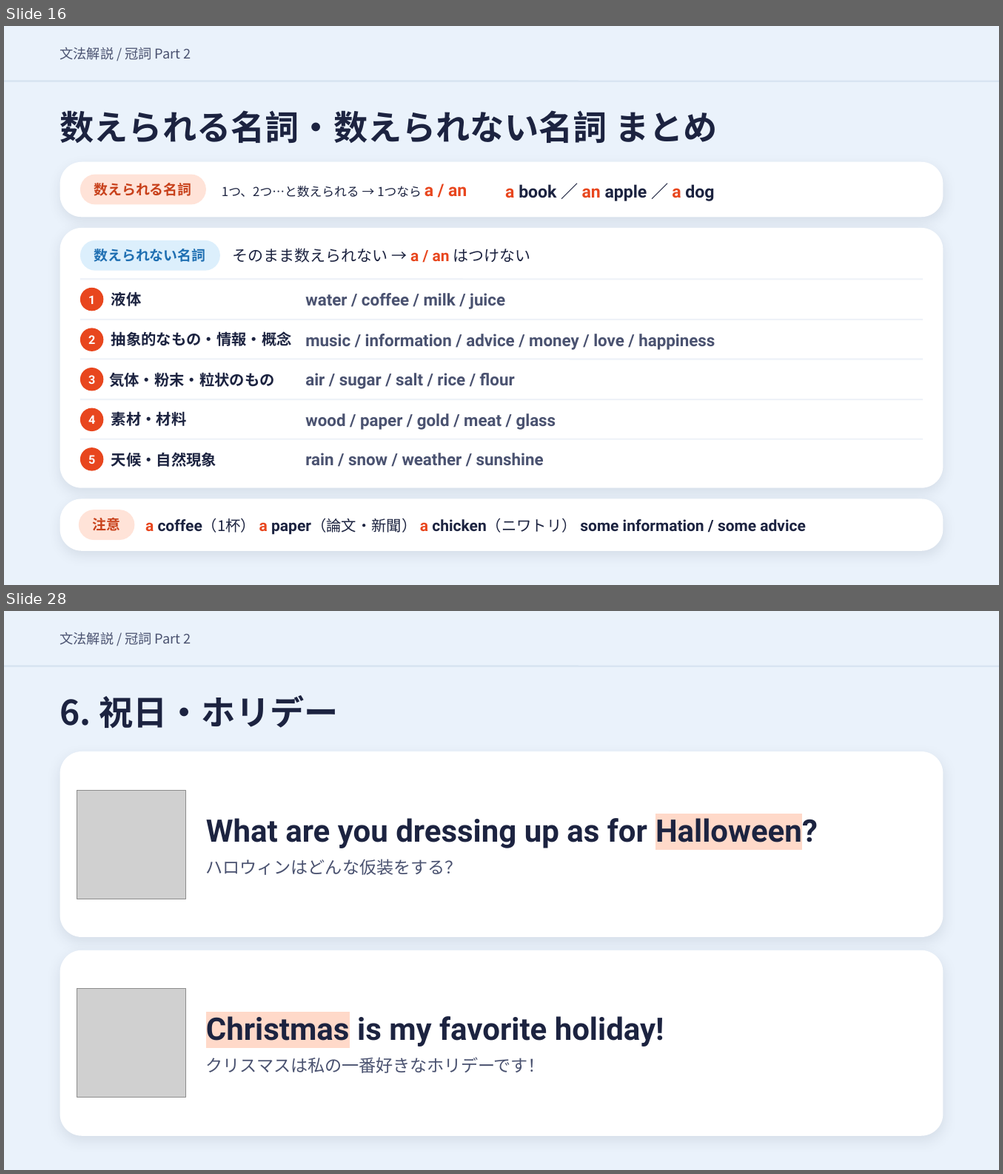
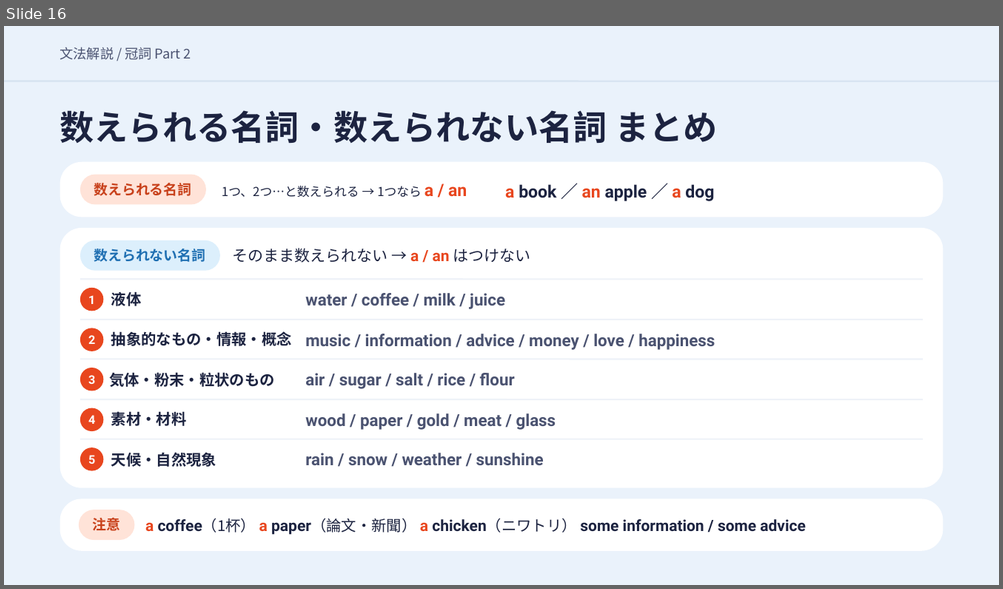
Before and after one commit to hinakajisaki-dev/hina-english, a slide deck: matome/articles-2/articles-2-slides.pptx. Shown one above the other, each under a label of ours: slides 16 and 28 before the commit, slide 16 after it; the slides between them are not shown. The pictures are 1003x1174 and 1003x589 pixels, drawn with LibreOffice and Linux fonts; fonts in the diff are those of the drawing; grey boxes stand for pictures. Boxes give left, top, right and bottom in pixels: in the first picture for what was removed or moved away, otherwise in the second. Text is boxed around its words. In the diff, an @@ line names an element or a change of style, - is before the commit and + after.

```diff
--- a/matome/articles-2/articles-2-slides.pptx
+++ b/matome/articles-2/articles-2-slides.pptx
@@ slide 28 removed at (4,611,999,1170), background #EAF2FB @@
@@ text removed at (60,632,191,645) @@
-文法解説 / 冠詞 Part 2
@@ line removed from (4, 667) to (999, 667) @@
@@ text removed at (60,695,338,729) @@
-6. 祝日・ホリデー
@@ rounded rectangle removed at (60,752,942,938) @@
@@ picture removed at (77,791,186,900) @@
@@ text removed at (206,814,817,850) @@
-What are you dressing up as for Halloween?
@@ text removed at (206,859,461,875) @@
-ハロウィンはどんな仮装をする？
@@ rounded rectangle removed at (60,951,942,1136) @@
@@ picture removed at (77,988,186,1097) @@
@@ text removed at (206,1017,664,1047) @@
-Christmas is my favorite holiday!
@@ text removed at (206,1057,545,1073) @@
-クリスマスは私の一番好きなホリデーです！
@@ slide 16 changed as well @@
@@ shadow off in 3 elements at (60,162,942,217), (60,228,942,488), (60,499,942,551) @@
```
Also in this commit, not shown: 12 other slides changed, 11 other slides removed, 12 other files.
